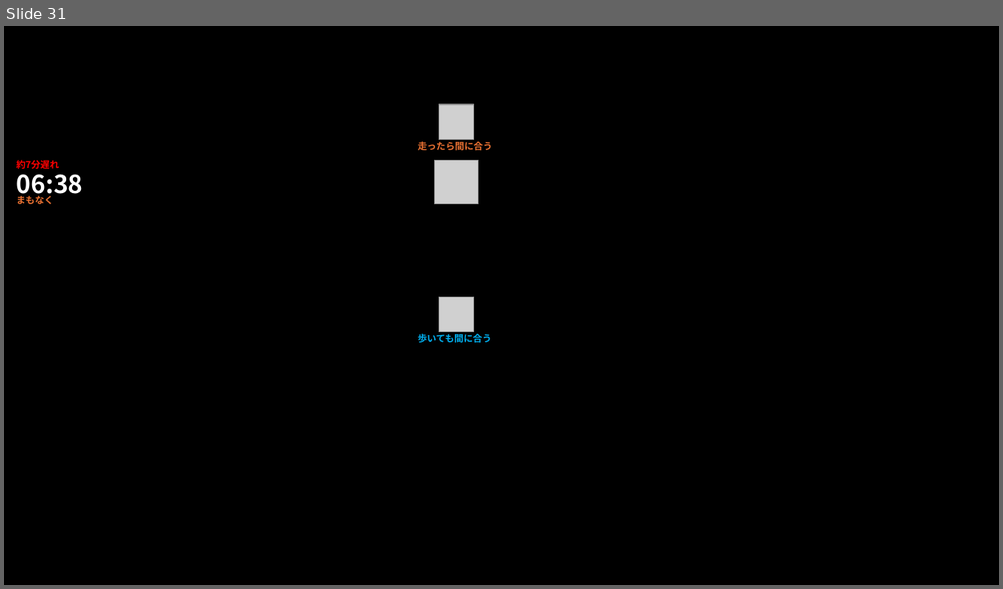
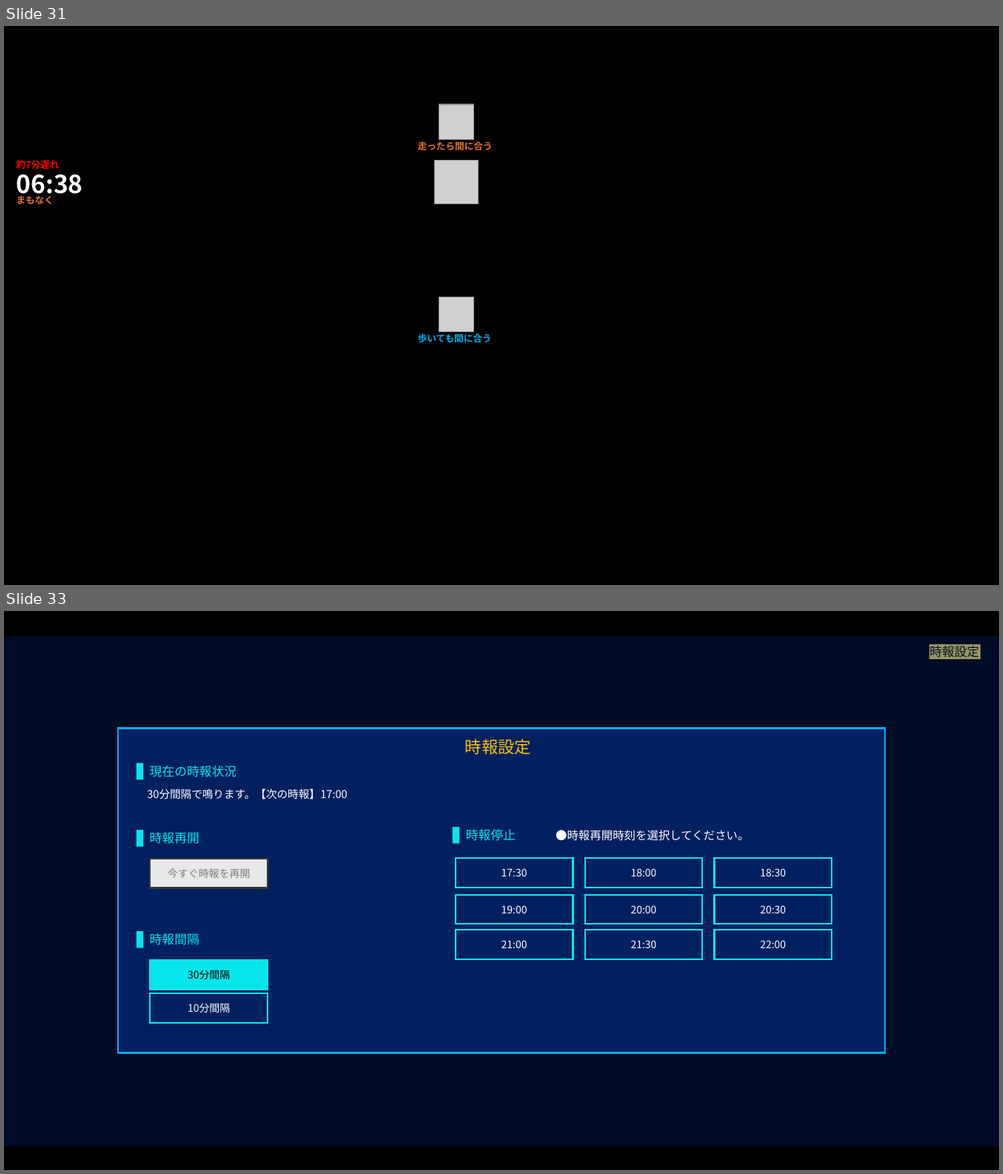
Before and after one commit to Yoshiyuki-Shimada/infomation_system, a slide deck: document/設計.pptx. Shown one above the other, each under a label of ours: slide 31 before the commit, slides 31 and 33 after it; the slides between them are not shown. The pictures are 1003x589 and 1003x1174 pixels, drawn with LibreOffice and Linux fonts; fonts in the diff are those of the drawing; grey boxes stand for pictures; background and template pictures are left out. Boxes give left, top, right and bottom in pixels: in the first picture for what was removed or moved away, otherwise in the second. Text is boxed around its words. In the diff, an @@ line names an element or a change of style, - is before the commit and + after.

```diff
--- a/document/設計.pptx
+++ b/document/設計.pptx
@@ slide 33 added at bbox=[4, 611, 999, 1170], background picture (left out) @@
@@ rectangle added at bbox=[4, 635, 999, 1147], fill #002060 at 40% opacity @@
@@ rectangle added at bbox=[929, 644, 981, 660], fill #FFE766 @@
@@ text added at bbox=[929, 644, 979, 660], 12 pt, text #000000 @@
+時報設定
@@ group added at bbox=[118, 728, 885, 1054]: 17 rectangles, 7 texts @@
+時報設定
+時報間隔
+時報停止
+30分間隔
+10分間隔
+時報再開
+今すぐ時報を再開
+●時報再開時刻を選択してください。
+現在の時報状況
+30分間隔で鳴ります。【次の時報】17:00
+17:30
+18:00
+18:30
+19:00
+20:00
+20:30
+21:00
+21:30
+22:00
```
Also in this commit, not shown: 1 other slide added, 4 other files.
